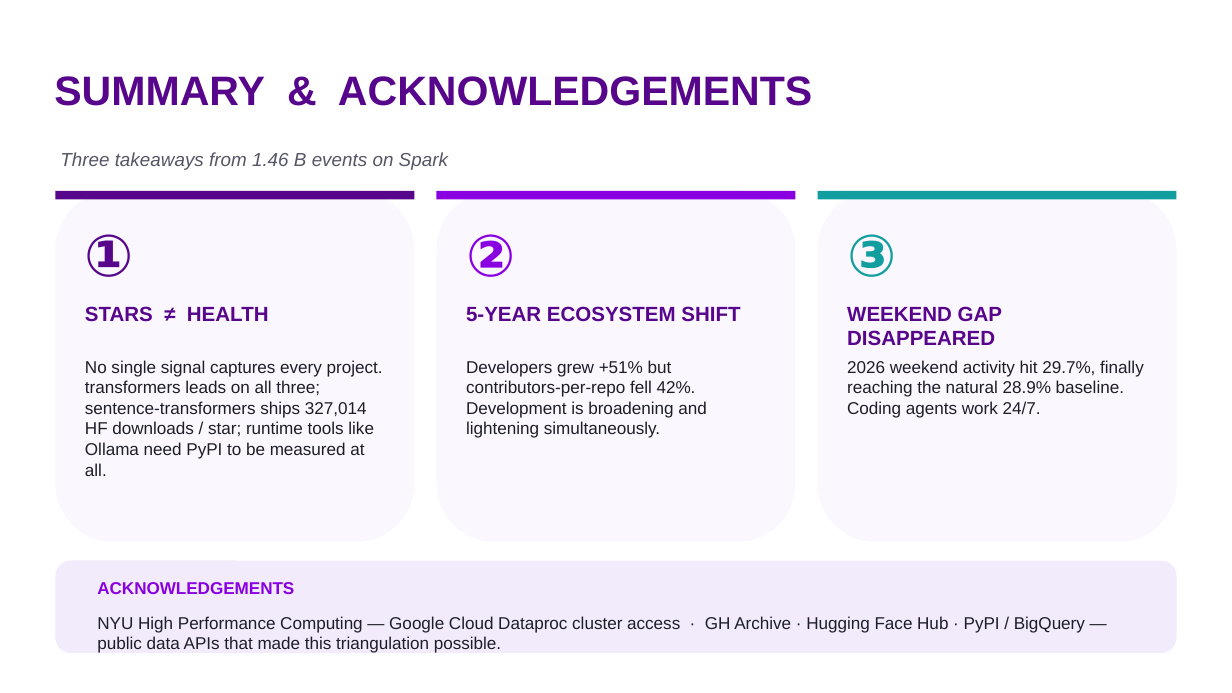
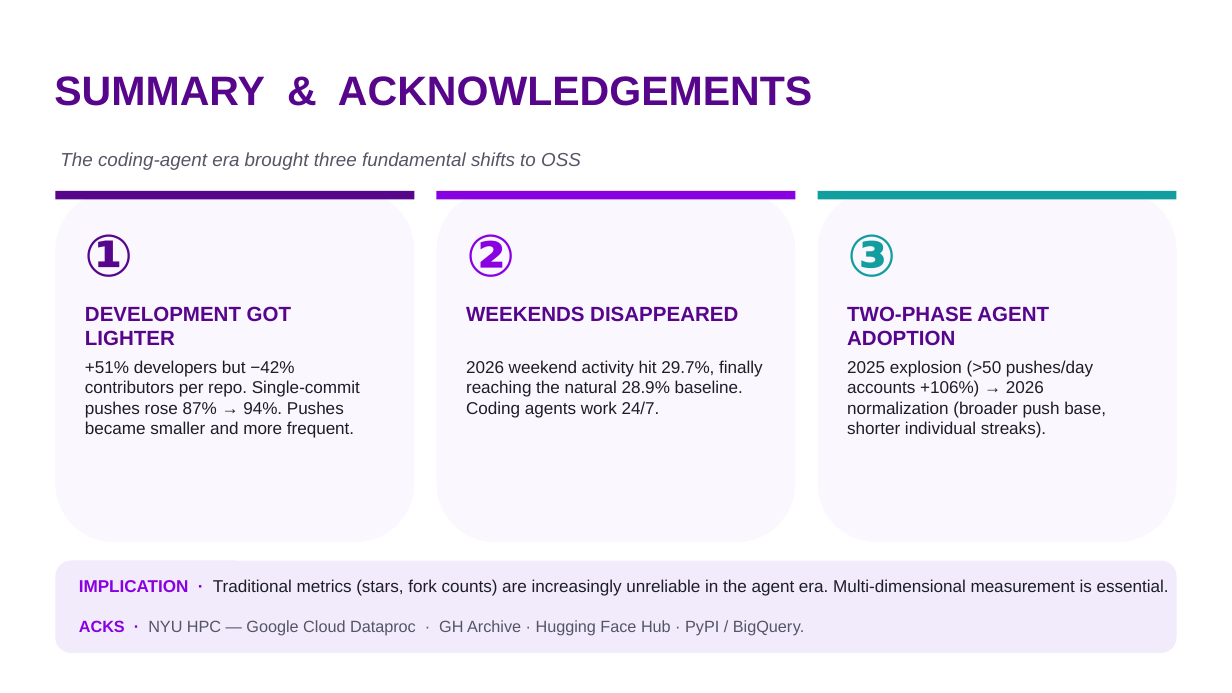
Before and after one commit to by2566-hash/OSS_Pulse, a slide deck: slide 20 of report/presentation/group9_oss_pulse.pptx (slide 19 before the commit). Drawn at 1232x693 pixels with LibreOffice and Linux fonts; fonts in the diff are those of the drawing; background and template pictures are left out. Boxes give left, top, right and bottom in pixels: in the first picture for what was removed or moved away, otherwise in the second. Text is boxed around its words. In the diff, an @@ line names an element or a change of style, - is before the commit and + after.

```diff
--- a/report/presentation/group9_oss_pulse.pptx
+++ b/report/presentation/group9_oss_pulse.pptx
@@ text at [60,152,581,170]: text changed @@
-Three takeaways from 1.46 B events on Spark
+The coding-agent era brought three fundamental shifts to OSS
@@ text at [85,306,291,346]: text changed @@
-STARS ≠ HEALTH
+DEVELOPMENT GOT LIGHTER
@@ text at [466,306,738,322]: text changed @@
-5-YEAR ECOSYSTEM SHIFT
+WEEKENDS DISAPPEARED
@@ text at [847,306,1049,346]: text changed @@
-WEEKEND GAP DISAPPEARED
+TWO-PHASE AGENT ADOPTION
@@ text at [85,360,360,438]: text changed @@
-No single signal captures every project. transformers leads on all three; sentence-transformers ships 327,014 HF downloads / star; runtime tools like Ollama need PyPI to be measured at all.
++51% developers but −42% contributors per repo. Single-commit pushes rose 87% → 94%. Pushes became smaller and more frequent.
@@ text at [466,360,763,418]: text changed @@
-Developers grew +51% but contributors-per-repo fell 42%. Development is broadening and lightening simultaneously.
+2026 weekend activity hit 29.7%, finally reaching the natural 28.9% baseline. Coding agents work 24/7.
@@ text at [847,360,1106,438]: text changed @@
-2026 weekend activity hit 29.7%, finally reaching the natural 28.9% baseline. Coding agents work 24/7.
+2025 explosion (>50 pushes/day accounts +106%) → 2026 normalization (broader push base, shorter individual streaks).
@@ text at [79,579,1169,596]: text changed; text colour #8900E1 to #1E1E28; bold off @@
-ACKNOWLEDGEMENTS
+IMPLICATION · Traditional metrics (stars, fork counts) are increasingly unreliable in the agent era. Multi-dimensional measurement is essential.
@@ text at [79,620,804,636]: text changed; size 10 to 9.5 pt; text colour #1E1E28 to #555566 @@
-NYU High Performance Computing — Google Cloud Dataproc cluster access · GH Archive · Hugging Face Hub · PyPI / BigQuery — public data APIs that made this triangulation possible.
+ACKS · NYU HPC — Google Cloud Dataproc · GH Archive · Hugging Face Hub · PyPI / BigQuery.
@@ page number at [622,609,1188,650]: text changed @@
-19
+20
```
Also in this commit, not shown: 13 other slides changed, 2 slides added, 1 slide removed, 3 other files.
